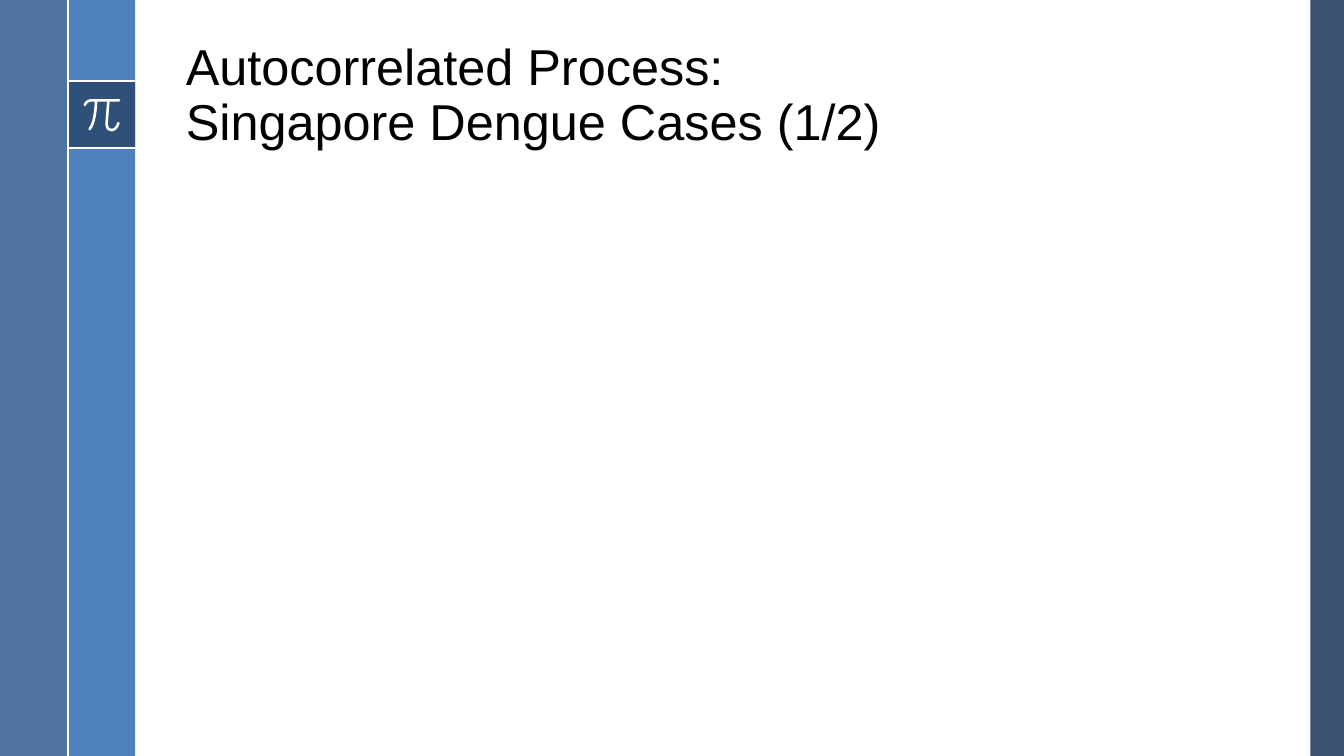
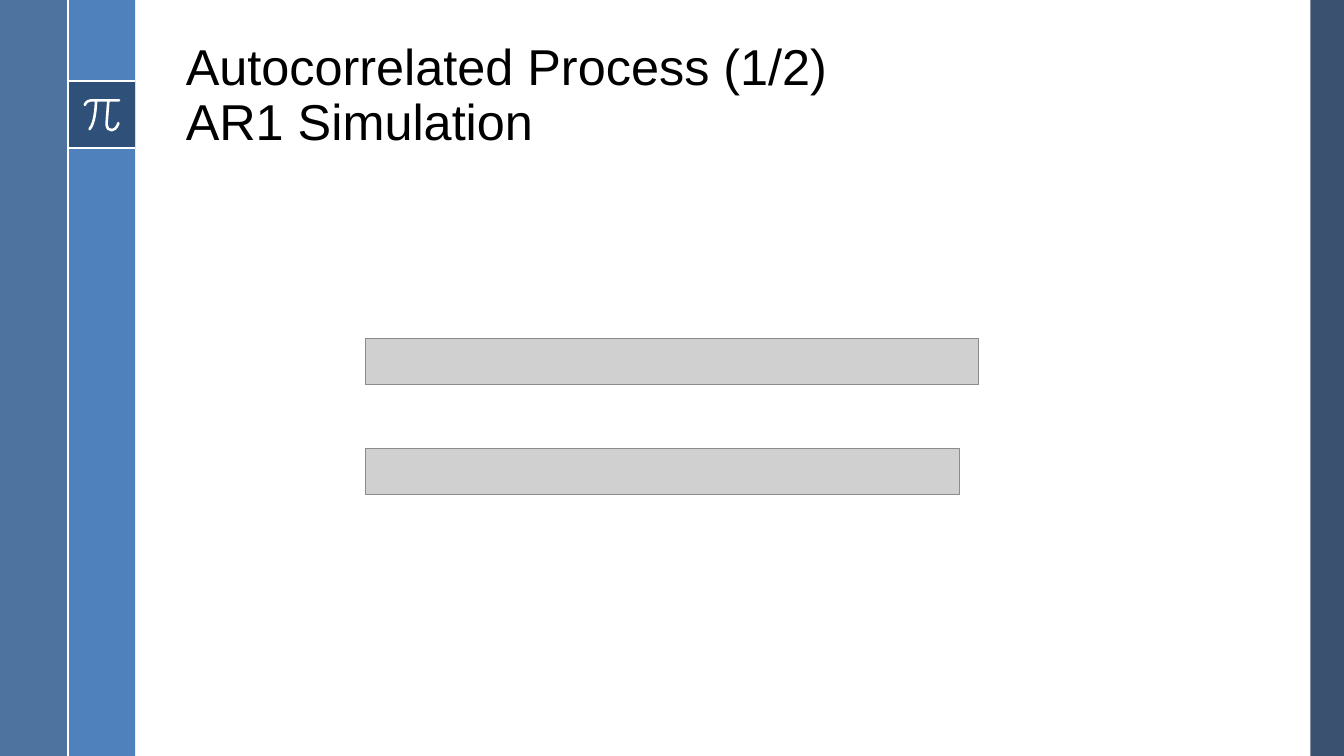
Before and after one commit to howewenann/spc_charts, a slide deck: slide 25 of reports/Statistical Process Control.pptx (slide 23 before the commit). Drawn at 1344x756 pixels with LibreOffice and Linux fonts; fonts in the diff are those of the drawing; grey boxes stand for pictures. Boxes give left, top, right and bottom in pixels: in the first picture for what was removed or moved away, otherwise in the second. Text is boxed around its words. In the diff, an @@ line names an element or a change of style, - is before the commit and + after.

```diff
--- a/reports/Statistical Process Control.pptx
+++ b/reports/Statistical Process Control.pptx
@@ title at <box>186,48,827,141</box>: text changed @@
-Autocorrelated Process:
-Singapore Dengue Cases (1/2)
+Autocorrelated Process (1/2)
+AR1 Simulation
@@ picture added at <box>365,339,978,385</box> @@
@@ picture added at <box>365,449,960,495</box> @@
```
Also in this commit, not shown: 4 other slides changed, 4 slides added, 1 slide removed, 6 other files.
